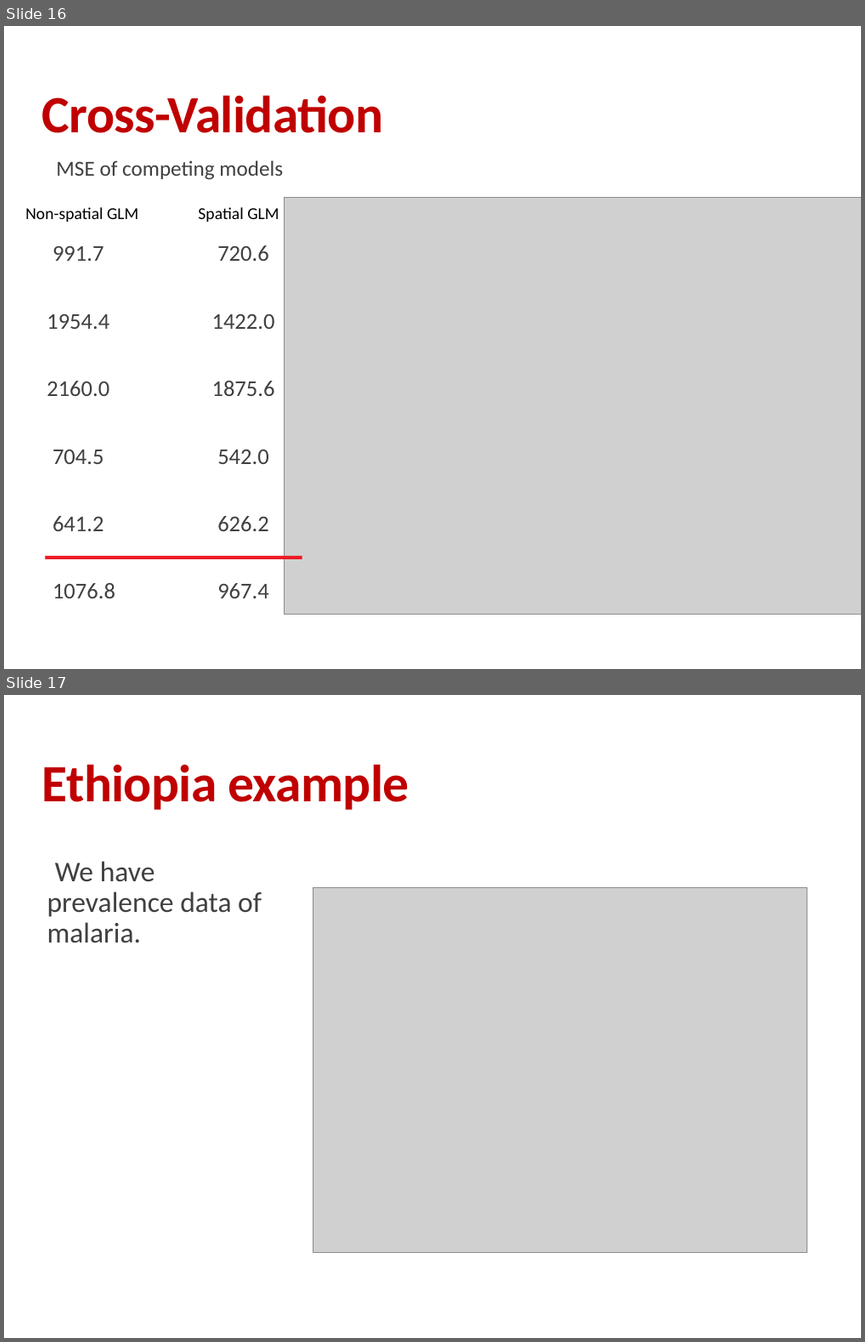
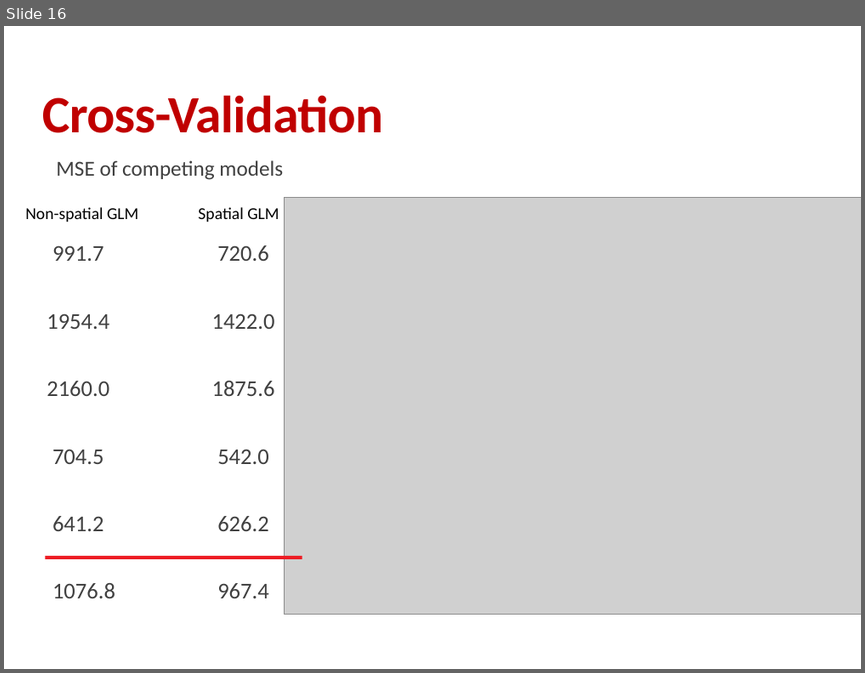
Before and after one commit to HughSt/HughSt.github.io, a slide deck: course_materials/week6/Slides/spatial_regression.pptx. Shown one above the other, each under a label of ours: slides 16 and 17 before the commit, slide 16 after it. The pictures are 865x1342 and 865x673 pixels, drawn with LibreOffice and Linux fonts; fonts in the diff are those of the drawing; grey boxes stand for pictures. Boxes give left, top, right and bottom in pixels: in the first picture for what was removed or moved away, otherwise in the second. Text is boxed around its words. In the diff, an @@ line names an element or a change of style, - is before the commit and + after.

```diff
--- a/course_materials/week6/Slides/spatial_regression.pptx
+++ b/course_materials/week6/Slides/spatial_regression.pptx
@@ slide 17 removed at [4, 695, 861, 1338], background #FFFFFF @@
@@ title removed at [42, 764, 409, 810] @@
-Ethiopia example
@@ text removed at [47, 861, 262, 943] @@
-  We have prevalence data of malaria.
@@ picture removed at [313, 888, 806, 1252] @@
```
Also in this commit, not shown: 22 other files.
